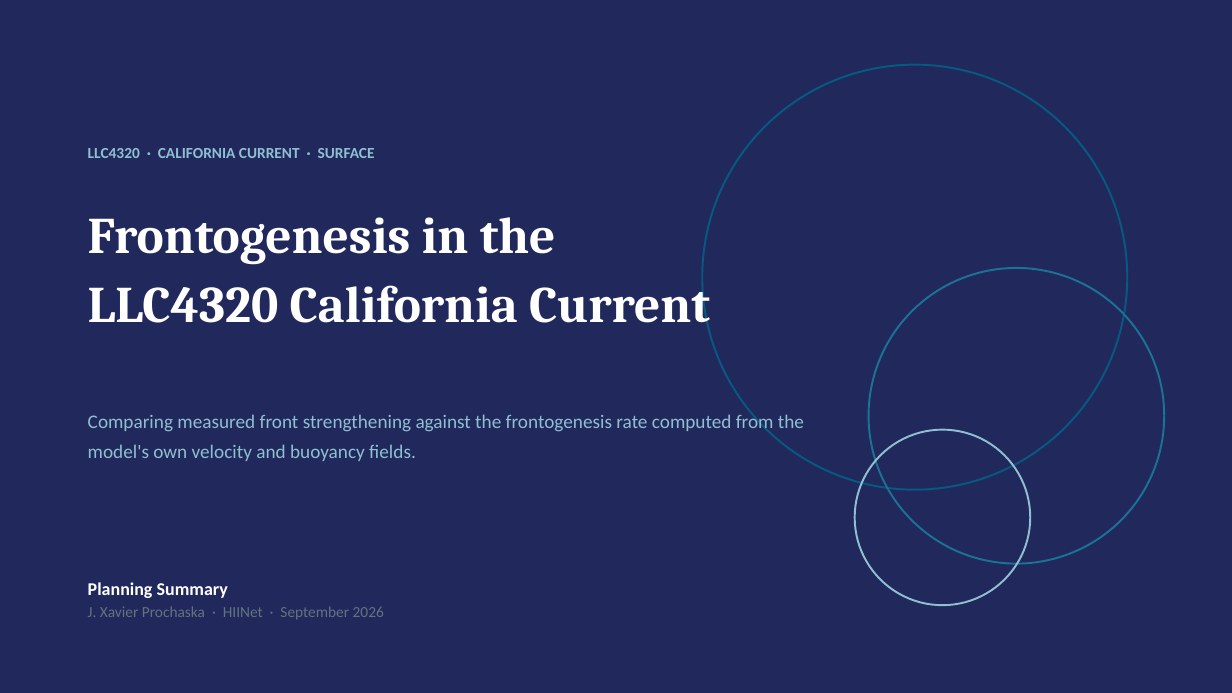
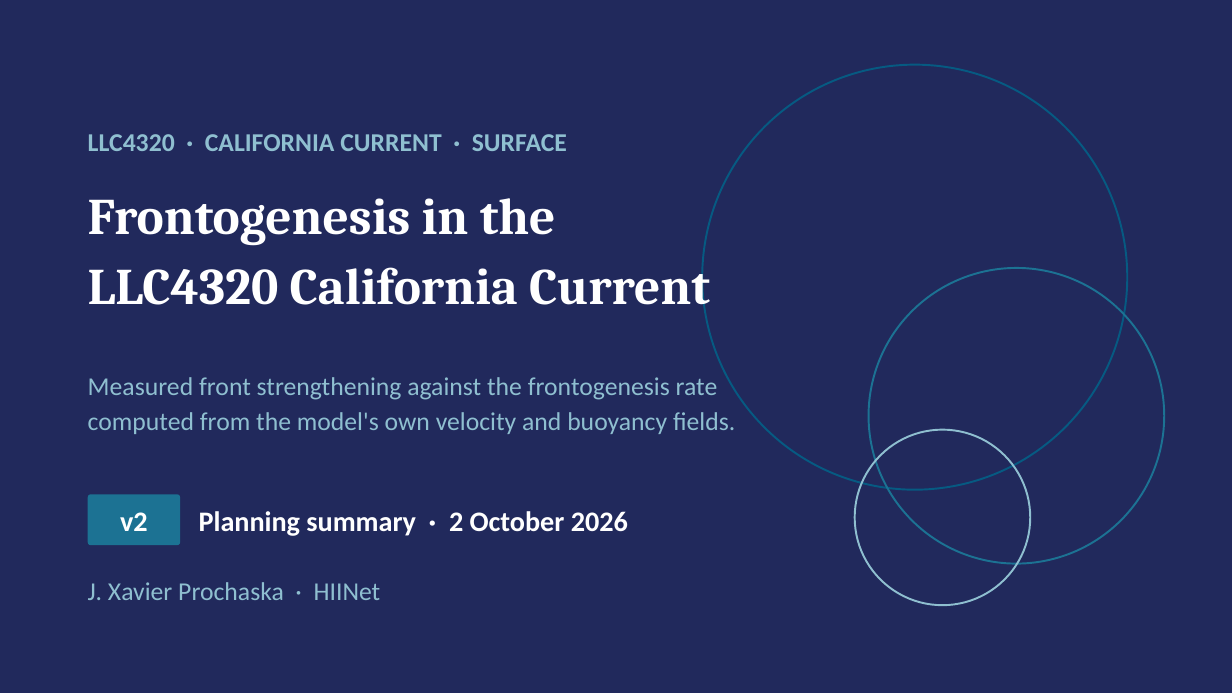
Before and after one commit to Sea-Meets-the-Stars/fronts, a slide deck: slide 1 of dev/frontogenesis/deck/Frontogenesis_Planning.pptx. Drawn at 1232x693 pixels with LibreOffice and Linux fonts; fonts in the diff are those of the drawing. Boxes give left, top, right and bottom in pixels: in the first picture for what was removed or moved away, otherwise in the second. Text is boxed around its words. In the diff, an @@ line names an element or a change of style, - is before the commit and + after.

```diff
--- a/dev/frontogenesis/deck/Frontogenesis_Planning.pptx
+++ b/dev/frontogenesis/deck/Frontogenesis_Planning.pptx
@@ text "LLC4320 · CALIFORNIA CURRENT · ...": place and size @@
-text "LLC4320 · CALIFORNIA CURRENT · ..." at [88, 148, 375, 158]
+text "LLC4320 · CALIFORNIA CURRENT · ..." at [88, 134, 567, 151]
@@ text "LLC4320 · CALIFORNIA CURRENT · ..." at [88, 134, 567, 151]: size 12 to 20 pt; line spacing 1 to 1.05 @@
@@ text "Frontogenesis in the": place and size @@
-text "Frontogenesis in the" at [88, 217, 710, 334]
+text "Frontogenesis in the" at [88, 198, 710, 315]
@@ text at [88, 377, 735, 434]: text changed; size 15 to 20 pt @@
-Comparing measured front strengthening against the frontogenesis rate computed from the model's own velocity and buoyancy fields.
+Measured front strengthening against the frontogenesis rate computed from the model's own velocity and buoyancy fields.
@@ rounded rectangle added at [88, 494, 180, 545], fill #1C7293 @@
@@ text added at [120, 512, 148, 531], 22 pt, text #FFFFFF, bold @@
+v2
@@ text added at [199, 511, 628, 536], 22 pt, text #FFFFFF, bold @@
+Planning summary · 2 October 2026
@@ text at [88, 582, 381, 600]: text changed; size 12 to 20 pt; text colour #62737F to #8FBFD0 @@
-Planning Summary
-J. Xavier Prochaska · HIINet · September 2026
+J. Xavier Prochaska · HIINet
```
Also in this commit, not shown: 8 other slides changed, 8 slides added, 4 slides removed, 3 other files.
